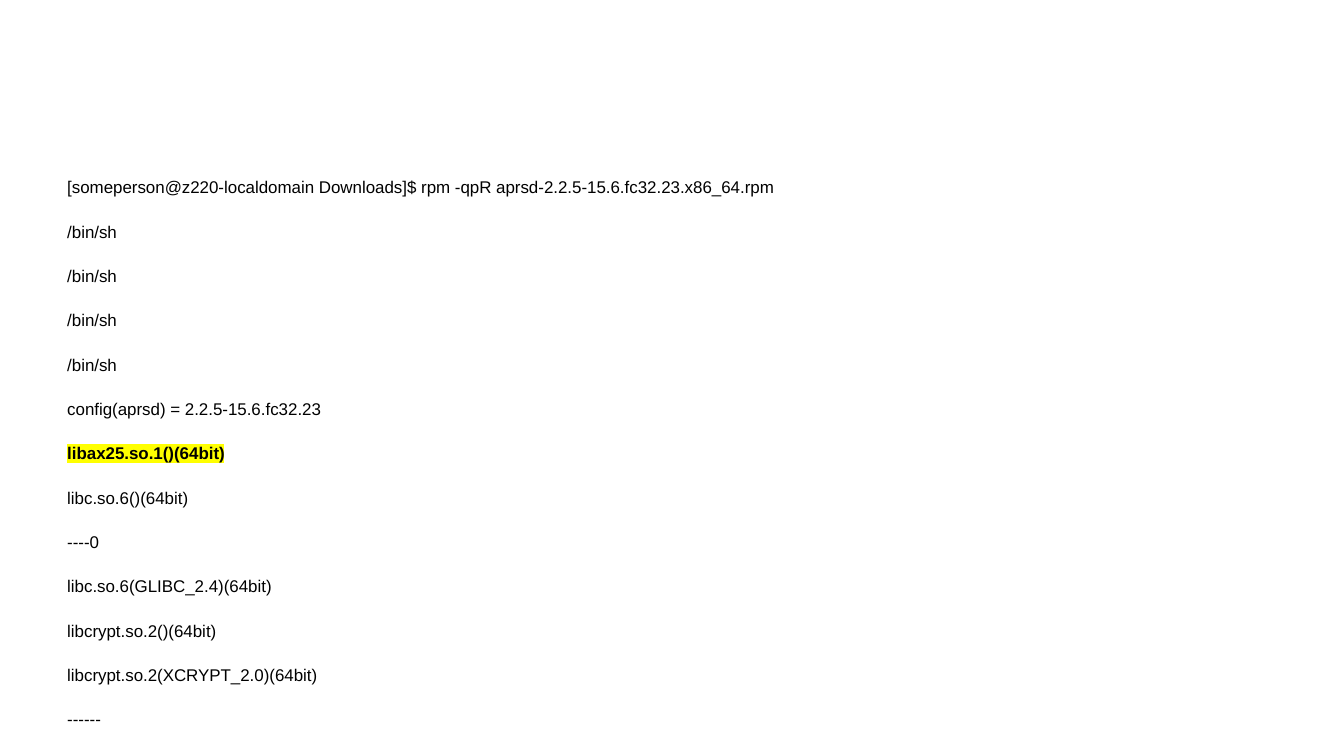
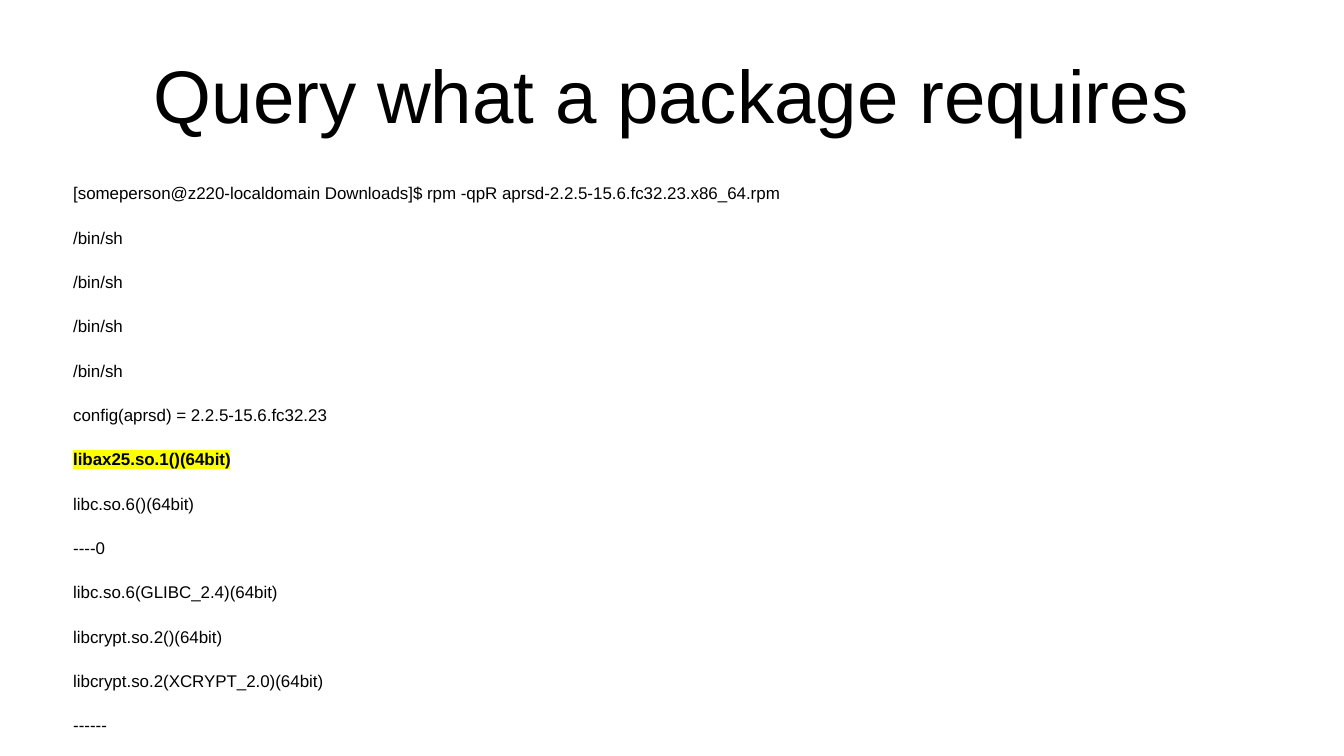
Before and after one commit to andrewchandler/dnf_presentation, a slide deck: slide 7 of yum.odp (slide 6 before the commit). Drawn at 1344x756 pixels with LibreOffice and Linux fonts; fonts in the diff are those of the drawing. Boxes give left, top, right and bottom in pixels: in the first picture for what was removed or moved away, otherwise in the second. Text is boxed around its words. In the diff, an @@ line names an element or a change of style, - is before the commit and + after.

```diff
--- a/yum.odp
+++ b/yum.odp
@@ title added at (x1=154, y1=69, x2=1188, y2=137), 44 pt, text #000000 @@
+Query what a package requires
@@ text "[someperson@z220-localdomain Downloads]$ rpm -qpR aprsd-2.2. ..." moved from (x1=67, y1=180, x2=774, y2=685) to (x1=73, y1=186, x2=780, y2=691) @@
```
Also in this commit, not shown: 9 other slides changed, 1 slide added, 1 other file.
